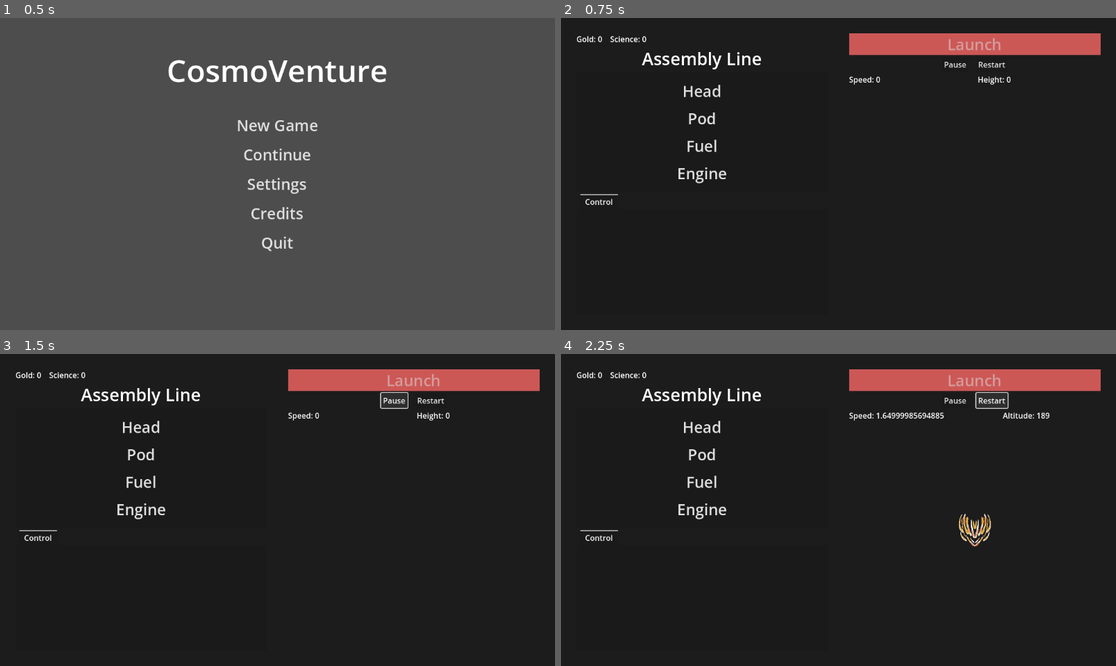
Above: before the commit, frames 1-4 (two rows, left to right).
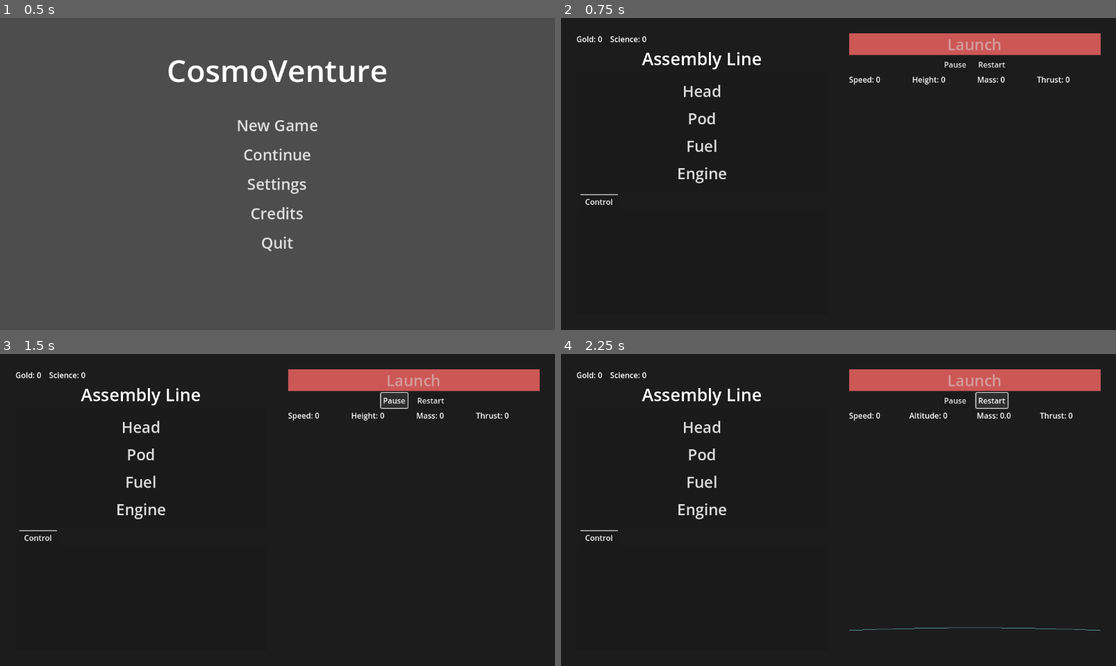
Above: after the commit, the same moments.

Repository: 100-Devs-1-Game/CosmoVenture
Game: Godot game, scene res://main.tscn
The game is run twice, just before and just after one commit, with the same random seed, the same clock (stepped at 60 frames per second) and the same inputs.
Inputs:
- Up to frame 1 (0.5 s): no input
- Up to frame 2 (0.75 s): click "New Game" at 0.5 s
- Up to frame 3 (1.5 s): click "Pause" at 1.25 s
- Up to frame 4 (2.25 s): click "Restart" at 2 s

Frame 1 is identical in both runs. In frame 2, 0.2% of the frame differs, in the area x 63-92%, y 18-22%; in frame 3, 0.2%; in frame 4, 0.8%, in the area x 51-98%, y 18-89%.
Error after the commit: Out of bounds get index '-1' (on base: 'Array[int]') (res://game/parts/rocket.gd:50)

Commit message:
Flight and globe.

Diff:
--- a/src/game/game.gd
+++ b/src/game/game.gd
@@ -1,13 +1,10 @@
 class_name Game extends Control
 
-@onready var parts_scene: SpaceCraftParts = %SpaceCraftParts
 @export var data: GameData
-
-var is_launch_ready := false
 
 
 func _ready() -> void:
-	data.rocket.part_defs = parts_scene
+	data.rocket.part_defs = %SpaceCraftParts
 	# Assemble on load of saved data.
 	%HeadCheckButton.set_pressed_no_signal(data.rocket.has_part(GlobalInfo.RocketPartType.NoseMk1))
 	%PodCheckButton.set_pressed_no_signal(data.rocket.has_part(GlobalInfo.RocketPartType.PodMk1))
--- a/src/game/game.tscn
+++ b/src/game/game.tscn
@@ -214,7 +214,6 @@
 
 [node name="HFlowContainer" type="HFlowContainer" parent="MarginContainer/HSplitContainer/Simulation/MarginContainer/VBoxContainer"]
 layout_mode = 2
-theme_override_constants/h_separation = 16
 
 [node name="SpeedLabel" type="Label" parent="MarginContainer/HSplitContainer/Simulation/MarginContainer/VBoxContainer/HFlowContainer"]
 unique_name_in_owner = true
@@ -227,6 +226,18 @@
 layout_mode = 2
 size_flags_horizontal = 3
 text = "Height: 0"
+
+[node name="MassLabel" type="Label" parent="MarginContainer/HSplitContainer/Simulation/MarginContainer/VBoxContainer/HFlowContainer"]
+unique_name_in_owner = true
+layout_mode = 2
+size_flags_horizontal = 3
+text = "Mass: 0"
+
+[node name="ThrustLabel" type="Label" parent="MarginContainer/HSplitContainer/Simulation/MarginContainer/VBoxContainer/HFlowContainer"]
+unique_name_in_owner = true
+layout_mode = 2
+size_flags_horizontal = 3
+text = "Thrust: 0"
 
 [node name="World" type="Control" parent="MarginContainer/HSplitContainer/Simulation/MarginContainer/VBoxContainer"]
 unique_name_in_owner = true
--- a/src/game/parts/RocketNose.gd
+++ /dev/null
@@ -1 +0,0 @@
-class_name RocketNose extends RocketPart
--- a/src/game/parts/rocket.gd
+++ b/src/game/parts/rocket.gd
@@ -2,13 +2,15 @@
 
 @export var part_types: Array[GlobalInfo.RocketPartType]
 
+@export var mass_kg: float # Not weight
+@export var height: float
+@export var width: float
+@export var fuel_kg: float
+@export var fuel_burn_rate_kgps: float
+
 
 # Someone must initialize part definitions.
 var part_defs: SpaceCraftParts
-
-
-func set_part_defs(defs: SpaceCraftParts) -> void:
-	part_defs = defs
 
 
 func get_parts() -> Array[RocketPart]:
@@ -42,6 +44,30 @@
 		&& has_part(GlobalInfo.RocketPartType.ThrusterMk1))
 
 
+func get_force_n() -> int:
+	# TODO: Save parts as resource.
+	# Last part must be the thuster.
+	var bottom_part = part_types[-1] # part_types.get(part_types.size() - 1)
+	if bottom_part == GlobalInfo.RocketPartType.ThrusterMk1:
+		var thruster: RocketThruster = part_defs.get_part_by_type(bottom_part)
+		return thruster.force_n
+	return 0
+
+
+func calc_props() -> void:
+	var w = 0.0
+	var h = 0.0
+	var m = 0.0
+	var parts = get_parts()
+	for p in parts:
+		w = max(w, p.get_rect().size.x)
+		h += p.get_rect().size.y
+		m += p.mass_kg
+	width = w
+	height = h
+	mass_kg = m
+
+# pos represents the top middle point of the rocket.
 func draw_rocket(canvas: Control, pos: Vector2, max_scale: float = 1.0) -> void:
 	var w = 0.0
 	var h = 0.0
@@ -57,3 +83,4 @@
 		pos.x = canvas.size.x / 2 - part_size.x / 2 * pscale
 		p.draw_part(canvas, pos, pscale)
 		pos.y += part_size.y * pscale
+	height = h
--- a/src/game/parts/rocket_part.gd
+++ b/src/game/parts/rocket_part.gd
@@ -2,7 +2,7 @@
 
 
 @export var type: GlobalInfo.RocketPartType
-@export var massKg: int
+@export var mass_kg: int
 
 func draw_part(canvas: CanvasItem, pos: Vector2, pscale: float) -> void:
 	var size = get_rect().size
--- a/src/game/parts/rocket_thruster.gd
+++ b/src/game/parts/rocket_thruster.gd
@@ -1,4 +1,5 @@
 class_name RocketThruster extends RocketPart
 
 @export var fuel_burn_rate_kgps: int
-@export var forceN: int
+@export var force_n: int
+@export var is_active: bool = false
--- a/src/game/parts/space_craft_parts.tscn
+++ b/src/game/parts/space_craft_parts.tscn
@@ -16,7 +16,7 @@
 region_enabled = true
 region_rect = Rect2(912, 64, 96, 80)
 script = ExtResource("3_dky0s")
-massKg = 10
+mass_kg = 5
 metadata/_custom_type_script = "uid://vydxb4j3h5bx"
 
 [node name="PodMk1" type="Sprite2D" parent="."]
@@ -26,7 +26,7 @@
 region_rect = Rect2(832, 168, 256, 176)
 script = ExtResource("3_dky0s")
 type = 1
-massKg = 50
+mass_kg = 5
 metadata/_custom_type_script = "uid://vydxb4j3h5bx"
 
 [node name="FuelMk1" type="Sprite2D" parent="."]
@@ -38,7 +38,7 @@
 max_fuel_kg = 1000.0
 remaining_fuel_kg = 1000.0
 type = 2
-massKg = 10
+mass_kg = 10
 metadata/_custom_type_script = "uid://c5lh7ypvfn4hk"
 
 [node name="ThrusterMk1" type="Sprite2D" parent="."]
@@ -48,9 +48,9 @@
 region_rect = Rect2(816, 792, 288, 168)
 script = ExtResource("5_esoan")
 fuel_burn_rate_kgps = 10
-forceN = 1000
+force_n = 100
 type = 3
-massKg = 100
+mass_kg = 10
 metadata/_custom_type_script = "uid://bj44600e0iwuv"
 
 [node name="BurnThrusterMk1" type="Sprite2D" parent="."]
--- /dev/null
+++ b/src/game/physics/flight.gd
@@ -0,0 +1,97 @@
+class_name Flight extends Resource
+## Represents on-going flight of a rocket in space.
+
+# Our flying space craft.
+@export var rocket: Rocket
+
+# We assume only one globe affects the rocket.
+# If null, it represents rocket to be outside of any
+# significant gravitational force.
+@export var closest_globe: Globe
+
+# Distance from surface of the closest globe.
+@export var d_surface_km: int
+
+# Tilt of rocket relative to surface.
+# 0 degree corresponds to straight up.
+@export var tilt_deg: float
+
+# Velocity is relative to closest globe if present.
+# Otherwise it is space velocity.
+@export var velocity_kms: Vector2
+
+# Scale of screen in kms per px.
+@export var scale_km_p_px: float
+
+# Is current flight active.
+@export var is_active: bool = false
+
+
+func _init(
+	p_rocket: Rocket,
+	p_closest_globe: Globe,
+	p_d_surface_km: int = 0,
+	p_tilt_deg: float = 0.0,
+	p_velocity_kms: Vector2 = Vector2(0.0, 0.0)) -> void:
+		self.rocket = p_rocket
+		self.closest_globe = p_closest_globe
+		self.d_surface_km = p_d_surface_km
+		self.tilt_deg = p_tilt_deg
+		self.velocity_kms = p_velocity_kms
+
+func start_flight() -> void:
+	# Initialize any required parameters here.
+	is_active = true
+	scale_km_p_px = 1.0
+
+func draw_flight(canvas: Control, dt: float) -> void:
+	if !is_active:
+		# Do not do anything if flight is not active.
+		return
+
+	var screen = canvas.get_rect()
+
+	# TODO: Find how much of globe should be drawn. Draw the arc.
+	# TODO: Calculate tilt of the rocket.
+	# TODO: Tilt the rocket.
+
+	# TODO: Calculate pos on screen.
+	var f: float = rocket.get_force_n()
+	var a: float = f - closest_globe.grav_at_h_km(d_surface_km)
+	# TODO: dt needs to be scaled.
+	# TODO: x component needs to be updated.
+	var dy = a * dt
+	if d_surface_km == 0 and dy < 0:
+		dy = 0
+	velocity_kms.y += dy
+
+	@warning_ignore("narrowing_conversion")
+	d_surface_km += velocity_kms.y * dt
+	if d_surface_km < 0:
+		d_surface_km = 0
+
+	# Rocket remains in the middle.
+	var pos = Vector2(canvas.size.x / 2, 0)
+	# Keeping 1/10th space above rocket and below surface,
+	pos.y = screen.size.y * (0.9) - d_surface_km - rocket.height * 0.2
+	if pos.y < screen.size.y * 0.1:
+		pos.y = screen.size.y * 0.1
+
+	# TODO: Draw globe by scale
+	var p1 = Vector2(0, screen.size.y * 0.9)
+	var p2 = Vector2(screen.size.x, screen.size.y * 0.9)
+	scale_km_p_px = max(1.0, d_surface_km / (screen.size.y * 0.8 - rocket.height * 0.2))
+	var scaled_radius = closest_globe.radius_km / scale_km_p_px
+
+	var center = Vector2(screen.size.x / 2, screen.size.y * 0.9 + scaled_radius)
+	canvas.draw_arc(
+		center,
+		scaled_radius,
+		(p1 - center).angle(),
+		(p2 - center).angle(),
+		10,
+		Color.CADET_BLUE)
+
+	# Draw rocket.
+	rocket.draw_rocket(canvas, pos, 0.2)
+	pass
--- /dev/null
+++ b/src/game/physics/globe.gd
@@ -0,0 +1,26 @@
+class_name Globe extends Resource
+## Represents all planets or starts that exert gravitational field for rockets.
+## Sub-classes are not saved, so this resource is not really meant to save,
+## but only acts as an object to encapsulate a celestial body.
+## That is why no variable is exported, but only declared for sub-classes
+## to override.
+
+
+var radius_km: float
+var grav_at_surface_ms2: float
+
+
+func grav_at_h_km(h: int) -> float:
+	# Same grav as at surface if height is less than 5% of radius.
+	if h * 20 < radius_km:
+		return grav_at_surface_ms2
+	# Use approximation if height is less than 10% of radius.
+	if h * 10 < radius_km:
+		return grav_at_surface_ms2 * (1 - 2 * h / radius_km)
+	var ratio = radius_km / (radius_km + h)
+	return grav_at_surface_ms2 * ratio * ratio
+
+class Earth extends Globe:
+	func _init() -> void:
+		self.radius_km = 6400 # Approx from 6371
+		self.grav_at_surface_ms2 = 10.0 # Approx from 9.8
--- a/src/game/world.gd
+++ b/src/game/world.gd
@@ -1,63 +1,60 @@
 class_name World extends Control
 
 
+var data: GameData
 var is_paused := false
-var is_sim := false
-var max_scale := 0.5
-var craft_at_y := 0
-
-var data: GameData
-var velocity := Vector2(0, 0)
+var dt: float = 0.0
 
 
 func _ready() -> void:
 	pass
 
 
-func _process(_delta: float) -> void:
+func _process(delta: float) -> void:
+	dt = 0.0
 	if is_paused:
 		return
-	if !is_sim:
+	if data.flight == null or !data.flight.is_active:
 		# Nothing to process if not simulating.
 		return
-
-	var a = (1000 - 50)/50.0 - 10
-	var v = velocity + Vector2(0, a * _delta)
-	max_scale = 0.2
-	craft_at_y -= v.y * _delta
-
-	velocity = v
-	%SpeedLabel.text = "Speed: " + str(velocity.length())
-	%HeightLabel.text = "Altitude: " + str(craft_at_y)
-
+	dt = delta
 	queue_redraw()
 
 
 func _draw() -> void:
-	var pos = Vector2(0, craft_at_y)
-	var pscale = 1.0
-	if is_sim:
-		pscale = max_scale
-	data.rocket.draw_rocket(self, pos, pscale)
+	if data.flight != null and data.flight.is_active:
+		data.flight.draw_flight(self, dt)
+		%SpeedLabel.text = "Speed: %0d" % data.flight.velocity_kms.length()
+		%HeightLabel.text = "Altitude: " + str(data.flight.d_surface_km)
+		%MassLabel.text = "Mass: " + str(data.flight.rocket.mass_kg)
+		%ThrustLabel.text = "Thrust: " + str(data.flight.rocket.get_force_n())
+	else:
+		data.rocket.draw_rocket(self, Vector2(get_rect().size.x / 2, 0.0))
 
 
 func assemble_craft() -> void:
-	is_sim = false
-	craft_at_y = 0
-	max_scale = 0.5
-	data.rocket.remove_part(GlobalInfo.RocketPartType.BurnThrusterMk1)
+	data.flight = null
+	is_paused = false
+	%PlayButton.text = "Pause"
 	queue_redraw()
 
 
 func launch() -> void:
-	if !is_sim:
-		is_sim = true
-		craft_at_y = 200
-		data.rocket.add_part(GlobalInfo.RocketPartType.BurnThrusterMk1)
+	# Create a flight.
+
+	# Duplicate rocket because data.rocket represents its full
+	# configuration, while flight rocket is its current state.
+	# This state includes remaining fuel and remaining modules.
+	var flight_rocket = data.rocket.duplicate(true)
+	flight_rocket.part_defs = data.rocket.part_defs
+	flight_rocket.calc_props()
+	var flight = Flight.new(	flight_rocket, Globe.Earth.new())
+	data.flight = flight
+	flight.start_flight()
 
 
 func _on_play_button_pressed() -> void:
-	if !is_sim:
+	if data.flight == null or !data.flight.is_active:
 		return
 	is_paused = !is_paused
 	if is_paused:
@@ -67,10 +64,8 @@
 
 
 func _on_restart_button_pressed() -> void:
-	if is_sim:
-		velocity = Vector2(0, 0)
-		craft_at_y = 0
-		is_sim = false
+	if data.flight != null and data.flight.is_active:
 		is_paused = false
 		%PlayButton.text = "Pause"
+		data.flight = null
 	launch()
--- a/src/saves/game_data.gd
+++ b/src/saves/game_data.gd
@@ -3,3 +3,4 @@
 @export var gold := 0
 @export var science := 0
 @export var rocket := Rocket.new()
+@export var flight: Flight
Not shown, removed: src/game/parts/RocketNose.gd.uid
Not shown, added: src/game/physics/flight.gd.uid
Not shown, added: src/game/physics/globe.gd.uid
